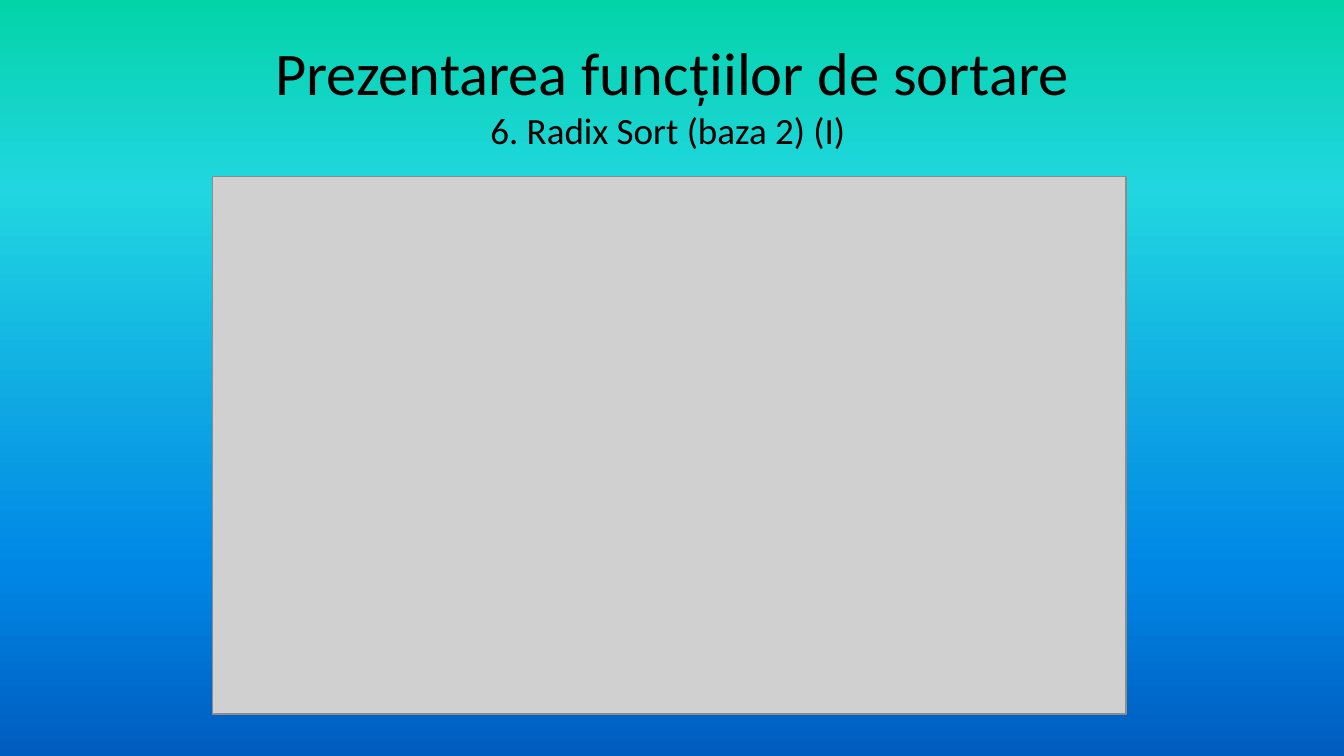
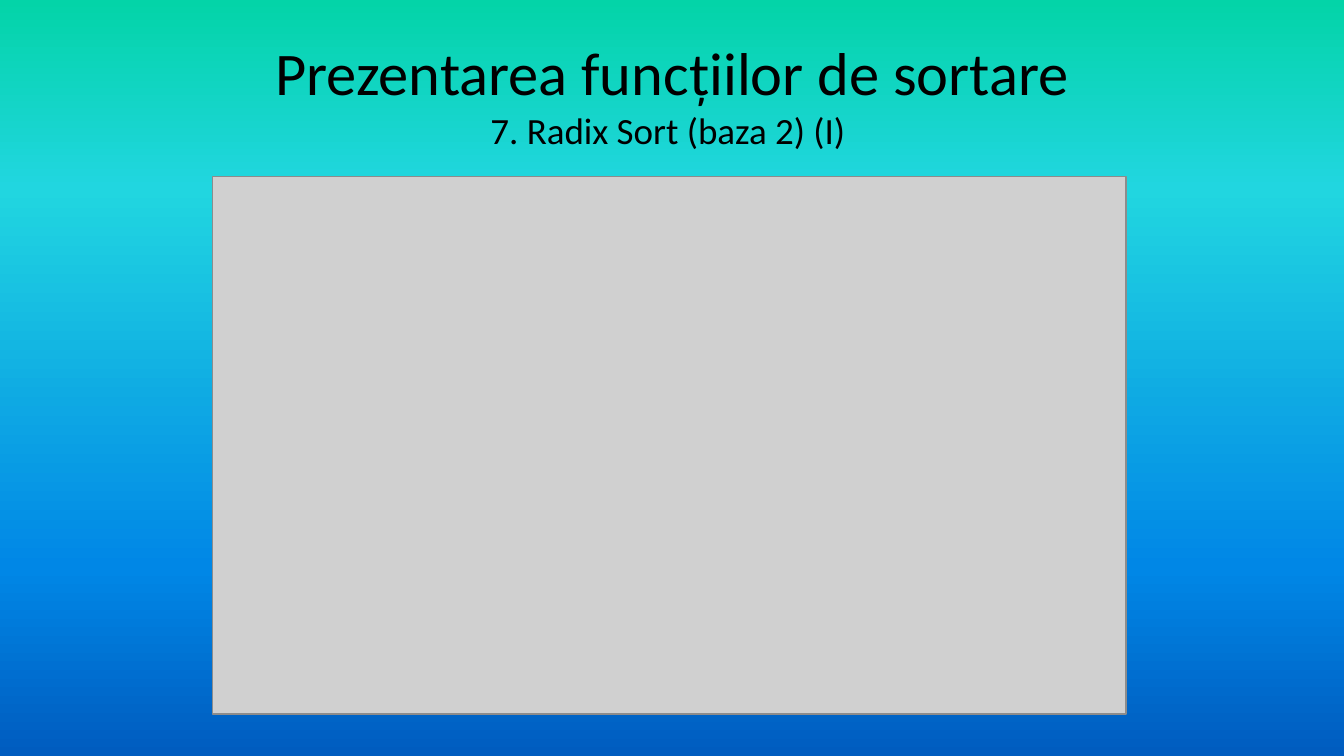
Before and after one commit to alexoporanu/tema-sortari, a slide deck: slide 16 of TemăSortări.pptx. Drawn at 1344x756 pixels with LibreOffice and Linux fonts; fonts in the diff are those of the drawing; grey boxes stand for pictures. Boxes give left, top, right and bottom in pixels: in the first picture for what was removed or moved away, otherwise in the second. Text is boxed around its words. In the diff, an @@ line names an element or a change of style, - is before the commit and + after.

```diff
--- a/TemăSortări.pptx
+++ b/TemăSortări.pptx
@@ title at box(275, 53, 1068, 149): text changed @@
-Prezentarea funcțiilor de sortare
-6. Radix Sort (baza 2) (I)
+Prezentarea funcțiilor de sortare
+7. Radix Sort (baza 2) (I)
```
Also in this commit, not shown: 4 other slides changed.
